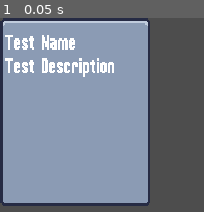
Above: before the commit, frame 1.
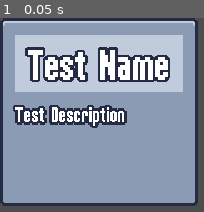
Above: after the commit, the same moment.

Repository: PWilliams0530/UdemySurvival2DGadotGame
Game: Godot game, scene res://scenes/UI/ability_upgrade_card.tscn
The game is run twice, just before and just after one commit, with the same random seed, the same clock (stepped at 60 frames per second) and the same inputs. This scene is started directly instead of the project's main scene.
Inputs:
- Up to frame 1 (0.05 s): no input

The runs differ from the first frame. In frame 1, 47% of the frame differs, in the area x 2-98%, y 0-97%.

Commit message:
AddedThemeToUpgradeScreens

Diff:
--- a/resources/theme/theme.tres
+++ b/resources/theme/theme.tres
@@ -1,7 +1,19 @@
-[gd_resource type="Theme" load_steps=4 format=3 uid="uid://pjxip4cdiawc"]
+[gd_resource type="Theme" load_steps=5 format=3 uid="uid://pjxip4cdiawc"]
 
 [ext_resource type="Texture2D" uid="uid://cqeybbo6ed7l" path="res://assets/ui/ui.png" id="1_fbtld"]
 [ext_resource type="FontFile" uid="uid://dtbenv728dhd2" path="res://resources/theme/Rockboxcond12.ttf" id="1_i3lch"]
+
+[sub_resource type="StyleBoxTexture" id="StyleBoxTexture_xyrq2"]
+content_margin_left = 4.0
+content_margin_top = 4.0
+content_margin_right = 4.0
+content_margin_bottom = 4.0
+texture = ExtResource("1_fbtld")
+texture_margin_left = 1.0
+texture_margin_top = 1.0
+texture_margin_right = 1.0
+texture_margin_bottom = 1.0
+region_rect = Rect2(19, 3, 10, 10)
 
 [sub_resource type="StyleBoxTexture" id="StyleBoxTexture_cgtn0"]
 texture = ExtResource("1_fbtld")
@@ -14,4 +26,7 @@
 [resource]
 default_font = ExtResource("1_i3lch")
 default_font_size = 16
+AlternatePanelContainer/base_type = &"PanelContainer"
+AlternatePanelContainer/styles/panel = SubResource("StyleBoxTexture_xyrq2")
+Label/constants/line_spacing = 0
 PanelContainer/styles/panel = SubResource("StyleBoxTexture_cgtn0")
--- a/scenes/UI/ability_upgrade_card.gd
+++ b/scenes/UI/ability_upgrade_card.gd
@@ -2,8 +2,8 @@
 
 signal selected
 
-@onready var name_label : Label = $VBoxContainer/NameLabel
-@onready var description_label: Label = $VBoxContainer/DescriptionLabel
+@onready var name_label : Label = %NameLabel
+@onready var description_label: Label = %DescriptionLabel
 
 func _ready():
 	gui_input.connect(on_gui_input)
--- a/scenes/UI/ability_upgrade_card.tscn
+++ b/scenes/UI/ability_upgrade_card.tscn
@@ -4,21 +4,46 @@
 
 [node name="AbilityUpgradeCard" type="PanelContainer"]
 custom_minimum_size = Vector2(120, 150)
+offset_right = 150.0
+offset_bottom = 150.0
 script = ExtResource("1_pf8jd")
 
-[node name="VBoxContainer" type="VBoxContainer" parent="."]
+[node name="MarginContainer" type="MarginContainer" parent="."]
 layout_mode = 2
+theme_override_constants/margin_left = 8
+theme_override_constants/margin_top = 0
+theme_override_constants/margin_right = 8
+theme_override_constants/margin_bottom = 8
 
-[node name="NameLabel" type="Label" parent="VBoxContainer"]
-unique_name_in_owner = true
+[node name="VBoxContainer" type="VBoxContainer" parent="MarginContainer"]
+layout_mode = 2
+theme_override_constants/separation = 12
+
+[node name="PanelContainer" type="PanelContainer" parent="MarginContainer/VBoxContainer"]
 layout_mode = 2
 mouse_filter = 1
+theme_type_variation = &"AlternatePanelContainer"
+
+[node name="NameLabel" type="Label" parent="MarginContainer/VBoxContainer/PanelContainer"]
+unique_name_in_owner = true
+custom_minimum_size = Vector2(126, 38)
+layout_mode = 2
+mouse_filter = 1
+theme_override_colors/font_outline_color = Color(0.14902, 0.168627, 0.266667, 1)
+theme_override_constants/outline_size = 8
+theme_override_font_sizes/font_size = 32
 text = "Test Name"
+horizontal_alignment = 1
+vertical_alignment = 2
+autowrap_mode = 2
 
-[node name="DescriptionLabel" type="Label" parent="VBoxContainer"]
+[node name="DescriptionLabel" type="Label" parent="MarginContainer/VBoxContainer"]
 unique_name_in_owner = true
 custom_minimum_size = Vector2(1, 1)
 layout_mode = 2
 mouse_filter = 1
+theme_override_colors/font_shadow_color = Color(0.14902, 0.168627, 0.266667, 1)
+theme_override_colors/font_outline_color = Color(0.14902, 0.168627, 0.266667, 1)
+theme_override_constants/outline_size = 8
 text = "Test Description"
 autowrap_mode = 2
--- a/scenes/manager/upgrade_manager.gd
+++ b/scenes/manager/upgrade_manager.gd
@@ -47,7 +47,6 @@
 
 func pick_upgrades():
 	var chosen_upgrades : Array[AbilityUpgrade] = []
-
 	for i in 2:
 		if upgrade_pool.items.size() == chosen_upgrades.size():
 			break;
Not shown, added: assets/ui/.DS_Store
